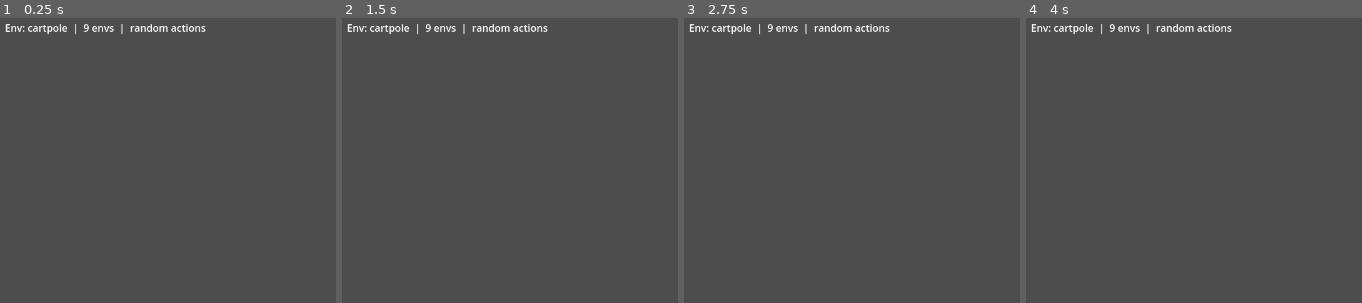
Above: before the commit, frames 1-4 (left to right).
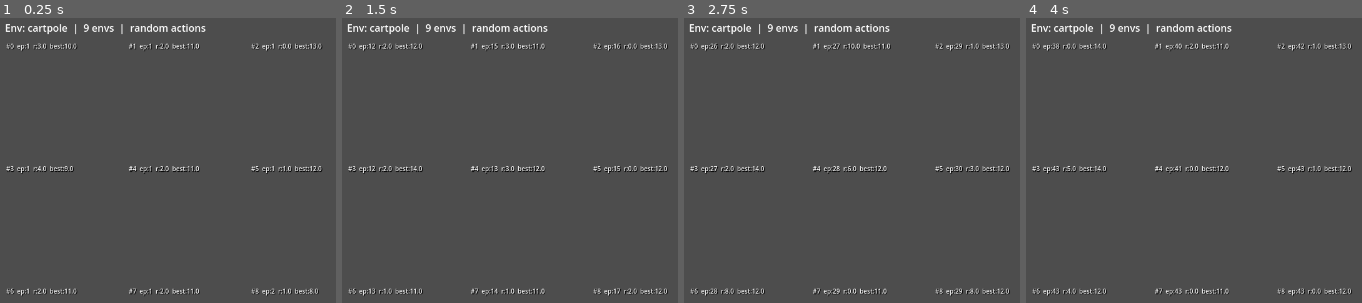
Above: after the commit, the same moments.

Repository: G-reen-vibe/godot_rl
Game: Godot game, scene res://test/e2e_test.tscn
Two runs of this game, one before a commit and one after it. Both use one fixed random seed, a clock stepped at 60 frames per second and the inputs below. This scene is started directly instead of the project's main scene.
Inputs:
- Up to frame 1 (0.25 s): no input
- Up to frame 2 (1.5 s): tap Enter at 0.5 s
- Up to frame 3 (2.75 s): no input
- Up to frame 4 (4 s): tap Space at 3.5 s

The runs differ from the first frame. In frame 1, 2.0% of the frame differs, in the area x 1-96%, y 8-98%; in frame 2, 2.2%; in frame 3, 2.2%, in the area x 1-98%, y 8-98%; in frame 4, 2.2%.

Commit message:
Fix: Academy spawned signal, action source re-setup after spawn, stats last_episode_reward

Diff:
--- a/rl/core/academy.gd
+++ b/rl/core/academy.gd
@@ -22,6 +22,10 @@
 ## stats. Preview UI listens to this.
 signal step_completed(stats: Array)
 
+## Emitted once when all envs have been spawned and the Academy is
+## ready to step. Preview UI waits for this before building the grid.
+signal spawned
+
 
 ## Name of the env to spawn. Must be in RLEnvRegistry.
 @export var env_name: String = "cartpole"
@@ -57,158 +61,164 @@
 
 
 func _ready() -> void:
-	Engine.time_scale = time_scale
-	_spawn_envs()
+        Engine.time_scale = time_scale
+        _spawn_envs()
 
 
 func _spawn_envs() -> void:
-	# Pre-spawn: figure out agent count + action dim from one env
-	var probe := RLEnvRegistry.create(env_name)
-	if probe == null:
-		push_error("RLAcademy: cannot spawn env '%s'" % env_name)
-		return
-	_agents_per_env = probe.get_agent_count()
-	_action_dim = _infer_action_dim(probe)
-	probe.queue_free()
-	await get_tree().process_frame
-
-	# Now spawn the real envs
-	for i in range(num_envs):
-		var env := RLEnvRegistry.create(env_name)
-		env.decision_period = decision_period
-		env.env_name = env_name
-
-		var vp := SubViewport.new()
-		vp.name = "EnvViewport_%d" % i
-		vp.size = env_viewport_size
-		vp.render_target_update_mode = SubViewport.UPDATE_WHEN_VISIBLE
-		vp.disable_3d = true
-		vp.world_2d = World2D.new()
-		vp.add_child(env)
-
-		add_child(vp)
-		_envs.append(env)
-		_viewports.append(vp)
-
-		var stats := RLEnvStats.new()
-		stats.env_idx = i
-		_stats.append(stats)
-
-		env.reset()
-
-	_apply_render_visibility()
-	_spawned = true
+        # Pre-spawn: figure out agent count + action dim from one env
+        var probe := RLEnvRegistry.create(env_name)
+        if probe == null:
+                push_error("RLAcademy: cannot spawn env '%s'" % env_name)
+                return
+        _agents_per_env = probe.get_agent_count()
+        _action_dim = _infer_action_dim(probe)
+        probe.queue_free()
+        await get_tree().process_frame
+
+        # Now spawn the real envs
+        for i in range(num_envs):
+                var env := RLEnvRegistry.create(env_name)
+                env.decision_period = decision_period
+                env.env_name = env_name
+
+                var vp := SubViewport.new()
+                vp.name = "EnvViewport_%d" % i
+                vp.size = env_viewport_size
+                vp.render_target_update_mode = SubViewport.UPDATE_WHEN_VISIBLE
+                vp.disable_3d = true
+                # Each SubViewport gets its own World2D so physics spaces are isolated
+                vp.add_child(env)
+
+                add_child(vp)
+                _envs.append(env)
+                _viewports.append(vp)
+
+                var stats := RLEnvStats.new()
+                stats.env_idx = i
+                _stats.append(stats)
+
+                env.reset()
+
+        # Now that _agents_per_env / _action_dim are known, (re-)setup action source
+        if _action_source:
+                _action_source.setup(num_envs, _agents_per_env, _action_dim)
+
+        _apply_render_visibility()
+        _spawned = true
+        spawned.emit()
 
 
 func _apply_render_visibility() -> void:
-	if preview_env_indices.is_empty():
-		for vp in _viewports:
-			vp.render_target_update_mode = SubViewport.UPDATE_WHEN_VISIBLE
-		return
-	for i in range(_viewports.size()):
-		var vp := _viewports[i]
-		if preview_env_indices.has(i):
-			vp.render_target_update_mode = SubViewport.UPDATE_WHEN_VISIBLE
-		else:
-			vp.render_target_update_mode = SubViewport.UPDATE_DISABLED
-
-
-## Subclasses (or the trainer) set this before _ready.
+        if preview_env_indices.is_empty():
+                for vp in _viewports:
+                        vp.render_target_update_mode = SubViewport.UPDATE_WHEN_VISIBLE
+                return
+        for i in range(_viewports.size()):
+                var vp := _viewports[i]
+                if preview_env_indices.has(i):
+                        vp.render_target_update_mode = SubViewport.UPDATE_WHEN_VISIBLE
+                else:
+                        vp.render_target_update_mode = SubViewport.UPDATE_DISABLED
+
+
+## Set the action source. Safe to call before or after the Academy spawns.
+## If called before, setup() will be re-invoked after spawn with correct dims.
 func set_action_source(source: RLActionSource) -> void:
-	_action_source = source
-	if _action_source and _agents_per_env > 0:
-		_action_source.setup(num_envs, _agents_per_env, _action_dim)
+        _action_source = source
+        if _action_source and _spawned:
+                _action_source.setup(num_envs, _agents_per_env, _action_dim)
 
 
 func get_stats() -> Array:
-	var out: Array = []
-	for s in _stats:
-		out.append(s.to_dict())
-	return out
+        var out: Array = []
+        for s in _stats:
+                out.append(s.to_dict())
+        return out
 
 
 func _physics_process(delta: float) -> void:
-	if not _spawned:
-		return
-	_decision_step += 1
-	if _decision_step % decision_period != 0:
-		return
-
-	# 1. Get actions from the source
-	var actions: Array[Array] = []
-	if _action_source:
-		actions = _action_source.get_actions(num_envs, _agents_per_env, _action_dim)
-	else:
-		for i in range(num_envs):
-			var env_actions: Array[PackedFloat32Array] = []
-			for j in range(_agents_per_env):
-				env_actions.append(PackedFloat32Array())
-				env_actions[j].resize(_action_dim)
-				for k in range(_action_dim):
-					env_actions[j][k] = 0.0
-			actions.append(env_actions)
-
-	# 2. Apply + step + read
-	for i in range(num_envs):
-		var env := _envs[i]
-		var env_actions: Array[PackedFloat32Array] = []
-		if i < actions.size():
-			env_actions = actions[i]
-		env.apply_actions(env_actions)
-		env.physics_step(delta)
-
-		var reward := env.get_reward()
-		_stats[i].steps = env.get_step_count()
-		_stats[i].accumulate(reward)
-
-		# 3. Reset if done
-		if env.is_done():
-			_stats[i].done = true
-			_stats[i].best_reward = maxf(_stats[i].best_reward, _stats[i].episode_reward)
-			env.reset()
-			_stats[i].reset_for_new_episode()
-
-	var stat_dicts: Array = []
-	for s in _stats:
-		stat_dicts.append(s.to_dict())
-	step_completed.emit(stat_dicts)
+        if not _spawned:
+                return
+        _decision_step += 1
+        if _decision_step % decision_period != 0:
+                return
+
+        # 1. Get actions from the source
+        var actions: Array[Array] = []
+        if _action_source:
+                actions = _action_source.get_actions(num_envs, _agents_per_env, _action_dim)
+        else:
+                for i in range(num_envs):
+                        var env_actions: Array[PackedFloat32Array] = []
+                        for j in range(_agents_per_env):
+                                env_actions.append(PackedFloat32Array())
+                                env_actions[j].resize(_action_dim)
+                                for k in range(_action_dim):
+                                        env_actions[j][k] = 0.0
+                        actions.append(env_actions)
+
+        # 2. Apply + step + read
+        for i in range(num_envs):
+                var env := _envs[i]
+                var env_actions: Array[PackedFloat32Array] = []
+                if i < actions.size():
+                        env_actions = actions[i]
+                env.apply_actions(env_actions)
+                env.physics_step(delta)
+
+                var reward := env.get_reward()
+                _stats[i].steps = env.get_step_count()
+                _stats[i].accumulate(reward)
+                _stats[i].done = false  # will be set to true below if done
+
+                # 3. Reset if done
+                if env.is_done():
+                        _stats[i].done = true
+                        env.reset()
+                        _stats[i].reset_for_new_episode()
+
+        var stat_dicts: Array = []
+        for s in _stats:
+                stat_dicts.append(s.to_dict())
+        step_completed.emit(stat_dicts)
 
 
 ## Pull action_dim from an env instance.
 func _infer_action_dim(env: RLEnvironment) -> int:
-	if env.has_method("get_action_dim"):
-		return env.get_action_dim()
-	if "ACTION_DIM" in env:
-		return env.get("ACTION_DIM")
-	push_warning("RLAcademy: env has no ACTION_DIM, defaulting to 1")
-	return 1
+        if env.has_method("get_action_dim"):
+                return env.get_action_dim()
+        if "ACTION_DIM" in env:
+                return env.get("ACTION_DIM")
+        push_warning("RLAcademy: env has no ACTION_DIM, defaulting to 1")
+        return 1
 
 
 ## Pull obs_dim from an env instance.
 func _infer_obs_dim(env: RLEnvironment) -> int:
-	if env.has_method("get_obs_dim"):
-		return env.get_obs_dim()
-	if "OBS_DIM" in env:
-		return env.get("OBS_DIM")
-	push_warning("RLAcademy: env has no OBS_DIM, defaulting to 1")
-	return 1
+        if env.has_method("get_obs_dim"):
+                return env.get_obs_dim()
+        if "OBS_DIM" in env:
+                return env.get("OBS_DIM")
+        push_warning("RLAcademy: env has no OBS_DIM, defaulting to 1")
+        return 1
 
 
 func get_env(idx: int) -> RLEnvironment:
-	if idx < 0 or idx >= _envs.size():
-		return null
-	return _envs[idx]
+        if idx < 0 or idx >= _envs.size():
+                return null
+        return _envs[idx]
 
 
 func get_viewport_for_env(idx: int) -> SubViewport:
-	if idx < 0 or idx >= _viewports.size():
-		return null
-	return _viewports[idx]
+        if idx < 0 or idx >= _viewports.size():
+                return null
+        return _viewports[idx]
 
 
 func get_num_envs() -> int:
-	return _envs.size()
+        return _envs.size()
 
 
 func is_spawned() -> bool:
-	return _spawned
+        return _spawned
--- a/rl/core/env_stats.gd
+++ b/rl/core/env_stats.gd
@@ -8,17 +8,22 @@
 var episode_reward: float = 0.0
 var best_reward: float = -INF
 var done: bool = false
+var last_episode_reward: float = 0.0
+
 
 func reset_for_new_episode() -> void:
+	last_episode_reward = episode_reward
 	episode += 1
 	steps = 0
 	episode_reward = 0.0
 	done = false
 
+
 func accumulate(reward: float) -> void:
 	episode_reward += reward
 	if episode_reward > best_reward:
 		best_reward = episode_reward
+
 
 func to_dict() -> Dictionary:
 	return {
@@ -28,4 +33,5 @@
 		"episode_reward": episode_reward,
 		"best_reward": best_reward,
 		"done": done,
+		"last_episode_reward": last_episode_reward,
 	}
--- a/rl/preview/preview_grid.gd
+++ b/rl/preview/preview_grid.gd
@@ -22,16 +22,15 @@
 
 func set_academy(academy: RLAcademy) -> void:
 	_academy = academy
-	# Wait for academy to finish spawning envs
 	if not academy.is_spawned():
-		await academy.ready
+		await academy.spawned
 	_rebuild_grid()
 
 
 func _build_ui() -> void:
 	_grid = GridContainer.new()
 	_grid.columns = columns
-	_grid.set_anchors_preset(PRESET_FULL_RECT)
+	_grid.set_anchors_preset(Control.PRESET_FULL_RECT)
 	_grid.offset_left = 8
 	_grid.offset_top = 8
 	_grid.offset_right = -8
@@ -41,7 +40,8 @@
 
 func _rebuild_grid() -> void:
 	for cell in _cells:
-		cell.queue_free()
+		if is_instance_valid(cell):
+			cell.queue_free()
 	_cells.clear()
 
 	if not _academy:
@@ -54,7 +54,7 @@
 
 		var svc := SubViewportContainer.new()
 		svc.stretch = true
-		svc.set_anchors_preset(PRESET_FULL_RECT)
+		svc.set_anchors_preset(Control.PRESET_FULL_RECT)
 		cell.add_child(svc)
 
 		var lbl := Label.new()
